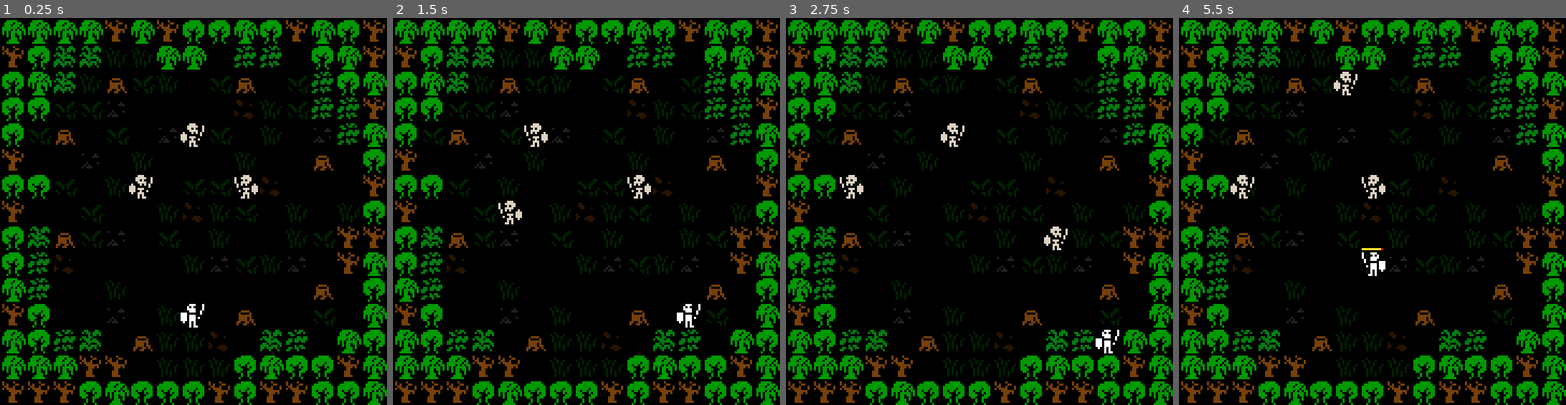
Above: before the commit, frames 1-4 (left to right).
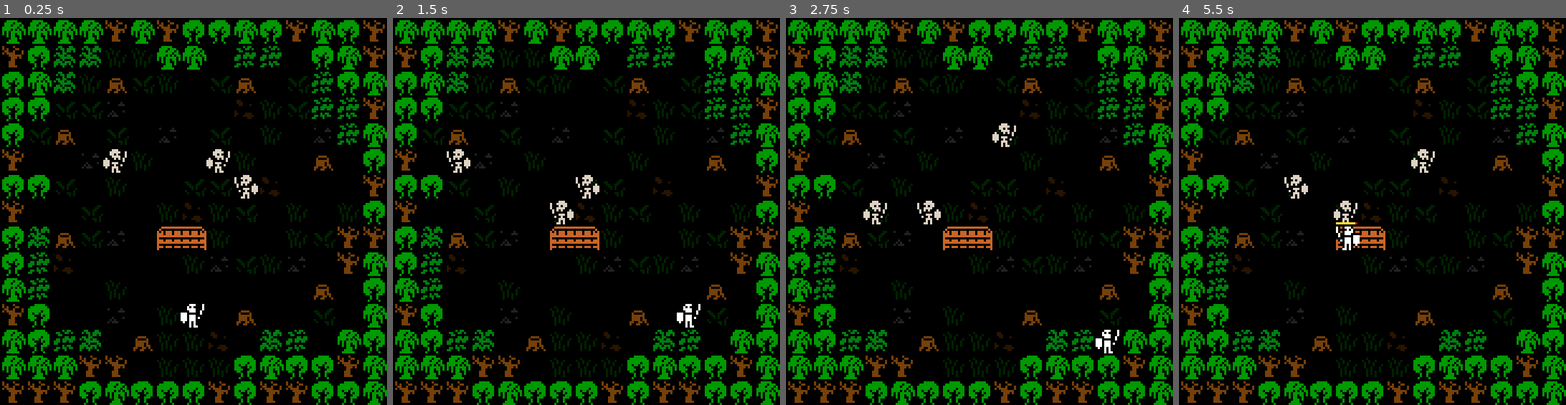
Above: after the commit, the same moments.

Repository: AaronWizard/skeleton-king
Game: Godot game, scene res://src/main.tscn
The game is run twice, just before and just after one commit, with the same random seed, the same clock (stepped at 60 frames per second) and the same inputs.
Inputs:
- Up to frame 1 (0.25 s): no input
- Up to frame 2 (1.5 s): tap Enter at 0.5 s; hold Right (move_east) 0.53-1.28 s; tap Space (wait) at 0.6, 1.35 s; hold Down (move_south) from 1.28 s (still down)
- Up to frame 3 (2.75 s): tap Space (wait) at 2, 2.1 s; release Down (move_south) at 2.03 s; hold Right (move_east) from 2.03 s (still down)
- Up to frame 4 (5.5 s): tap Enter at 2.75 s; release Right (move_east) at 2.78 s; hold Up (move_north) 2.78-3.53 s; tap Space (wait) every 0.75 s from 2.85 to 5.1 s; hold Left (move_west) 3.53-5.03 s; hold Down (move_south) from 5.03 s (still down)

The runs differ from the first frame. In frame 1, 1.0% of the frame differs, in the area x 26-60%, y 27-60%; in frame 2, 1.4%; in frame 3, 1.5%; in frame 4, 1.8%, in the area x 13-67%, y 13-67%.

Commit message:
Useable object layer in maps

Diff:
--- a/data/maps/forest.tscn
+++ b/data/maps/forest.tscn
@@ -1,7 +1,8 @@
-[gd_scene load_steps=5 format=4 uid="uid://c2ix3jhpky8kk"]
+[gd_scene load_steps=6 format=4 uid="uid://c2ix3jhpky8kk"]
 
 [ext_resource type="Script" uid="uid://dpfbol1adcken" path="res://src/editing/design_map.gd" id="1_tj7cq"]
 [ext_resource type="TileSet" uid="uid://bdp5lyg86iw6n" path="res://data/terrain/terrain_tileset.tres" id="2_djkcj"]
+[ext_resource type="PackedScene" uid="uid://bj1c22i7ri5rc" path="res://data/useableobjects/designs/wide_door.tscn" id="3_cspjw"]
 [ext_resource type="PackedScene" uid="uid://mpmyg8s0e4mx" path="res://data/actors/designs/skeleton_fighter.tscn" id="3_pq1sv"]
 [ext_resource type="Script" uid="uid://cwbs47ncovgtb" path="res://src/world/tiles/square_tile_object.gd" id="4_pq1sv"]
 
@@ -20,6 +21,13 @@
 [node name="Trees" type="TileMapLayer" parent="Terrain"]
 tile_map_data = PackedByteArray("AAAAAAAAAAAAAAEAAAAAAAEAAAACAAEAAAAAAAIAAAABAAEAAAAAAAMAAAABAAEAAAAAAAQAAAABAAEAAAAAAA …(1184 unchanged characters)…
 tile_set = ExtResource("2_djkcj")
+
+[node name="UseableObjects" type="Node2D" parent="."]
+y_sort_enabled = true
+
+[node name="WideDoor" parent="UseableObjects" instance=ExtResource("3_cspjw")]
+position = Vector2(72, 108)
+origin_cell = Vector2i(6, 8)
 
 [node name="Actors" type="Node2D" parent="."]
 y_sort_enabled = true
--- /dev/null
+++ b/data/useableobjects/designs/wide_door.tscn
@@ -0,0 +1,11 @@
+[gd_scene load_steps=3 format=3 uid="uid://bj1c22i7ri5rc"]
+
+[ext_resource type="Script" uid="uid://3cs5pfg71ocl" path="res://src/editing/design_useable_object.gd" id="1_lupx8"]
+[ext_resource type="Resource" uid="uid://b7b12aj7tg5su" path="res://data/useableobjects/wide_door.tres" id="2_45rwr"]
+
+[node name="WideDoor" type="Node2D"]
+position = Vector2(0, 12)
+script = ExtResource("1_lupx8")
+data = ExtResource("2_45rwr")
+cell_dimensions = Vector2i(2, 1)
+metadata/_custom_type_script = "uid://3cs5pfg71ocl"
--- /dev/null
+++ b/data/useableobjects/wide_door.tres
@@ -0,0 +1,31 @@
+[gd_resource type="Resource" script_class="UseableObjectData" load_steps=8 format=3 uid="uid://b7b12aj7tg5su"]
+
+[ext_resource type="Script" uid="uid://ijtcjwvqanks" path="res://src/world/useableobjects/useable_object_data.gd" id="1_tguhc"]
+[ext_resource type="Script" uid="uid://bqdrcg0ycn60x" path="res://src/world/useableobjects/useable_object_state.gd" id="2_s656k"]
+[ext_resource type="Texture2D" uid="uid://cv3ckxg7uiad" path="res://assets/sprites/objects.png" id="3_s656k"]
+
+[sub_resource type="AtlasTexture" id="AtlasTexture_6puh8"]
+atlas = ExtResource("3_s656k")
+region = Rect2(0, 12, 24, 12)
+
+[sub_resource type="Resource" id="Resource_s0eoi"]
+script = ExtResource("2_s656k")
+sprite = SubResource("AtlasTexture_6puh8")
+blocks_move = true
+blocks_sight = true
+metadata/_custom_type_script = "uid://bqdrcg0ycn60x"
+
+[sub_resource type="AtlasTexture" id="AtlasTexture_m7myi"]
+atlas = ExtResource("3_s656k")
+region = Rect2(0, 24, 24, 12)
+
+[sub_resource type="Resource" id="Resource_7341k"]
+script = ExtResource("2_s656k")
+sprite = SubResource("AtlasTexture_m7myi")
+metadata/_custom_type_script = "uid://bqdrcg0ycn60x"
+
+[resource]
+script = ExtResource("1_tguhc")
+states = Array[ExtResource("2_s656k")]([SubResource("Resource_s0eoi"), SubResource("Resource_7341k")])
+size = Vector2i(2, 1)
+metadata/_custom_type_script = "uid://ijtcjwvqanks"
--- a/src/editing/design_actor.gd
+++ b/src/editing/design_actor.gd
@@ -45,6 +45,7 @@
 
 func create_actor() -> Actor:
 	var actor := Actor.create_actor(data)
+	actor.name = name
 	actor.tile_size = tile_size
 	actor.origin_cell = origin_cell
 
--- a/src/editing/design_map.gd
+++ b/src/editing/design_map.gd
@@ -5,6 +5,7 @@
 ## A design version of a map for editing.
 
 const _LAYER_NAME_TERRAIN := "Terrain"
+const _LAYER_NAME_USEABLE_OBJECTS := "UseableObjects"
 const _LAYER_NAME_ACTORS := "Actors"
 const _LAYER_NAME_MARKERS := "Markers"
 
@@ -12,82 +13,79 @@
 var terrain: Array[TileMapLayer]:
 	get:
 		var result: Array[TileMapLayer] = []
+		result.assign(_get_layer_data(_LAYER_NAME_TERRAIN, "duplicate"))
+		return result
 
-		var layer := get_node(_LAYER_NAME_TERRAIN)
-		if layer:
-			for tilemap: TileMapLayer in layer.get_children():
-				result.append(tilemap.duplicate())
 
+var useable_objects: Array[UseableObject]:
+	get:
+		var result: Array[UseableObject] = []
+		result.assign(
+			_get_layer_data(
+				_LAYER_NAME_USEABLE_OBJECTS, "create_useable_object"
+			)
+		)
 		return result
 
 
 var actors: Array[Actor]:
 	get:
 		var result: Array[Actor] = []
-
-		var layer := get_node(_LAYER_NAME_ACTORS)
-		if layer:
-			for design: DesignActor in layer.get_children():
-				result.append(design.create_actor())
-
+		result.assign(_get_layer_data(_LAYER_NAME_ACTORS, "create_actor"))
 		return result
 
 
 var markers: Array[SquareTileObject]:
 	get:
 		var result: Array[SquareTileObject] = []
-
-		var layer := get_node(_LAYER_NAME_MARKERS)
-		if layer:
-			for marker: SquareTileObject in layer.get_children():
-				result.append(marker.duplicate())
-
+		result.assign(_get_layer_data(_LAYER_NAME_MARKERS, "duplicate"))
 		return result
 
 
 func _ready() -> void:
 	y_sort_enabled = true
-	_init_node(_LAYER_NAME_TERRAIN)
-	_init_node(_LAYER_NAME_ACTORS)
-	_init_node(_LAYER_NAME_MARKERS)
+	_init_node(_LAYER_NAME_TERRAIN, 0)
+	_init_node(_LAYER_NAME_USEABLE_OBJECTS, 1)
+	_init_node(_LAYER_NAME_ACTORS, 2)
+	_init_node(_LAYER_NAME_MARKERS, 3)
 	update_configuration_warnings()
 
 
 func _get_configuration_warnings() -> PackedStringArray:
 	var result := PackedStringArray()
 
-	var terrain_layer := get_node(_LAYER_NAME_TERRAIN)
-	if terrain_layer:
-		for c in terrain_layer.get_children():
-			if c is not TileMapLayer:
-				result.append("'%s' is not a TileMapLayer" % c.name)
-	else:
-		result.append("No Node2D child named '%s'" % _LAYER_NAME_TERRAIN)
-
-	var actor_layer := get_node(_LAYER_NAME_ACTORS)
-	if actor_layer:
-		for c in actor_layer.get_children():
-			if c is not DesignActor:
-				result.append("'%s' is not an DesignActor" % c.name)
-	else:
-		result.append("No Node2D child named '%s'" % _LAYER_NAME_ACTORS)
-
-	var marker_layer := get_node(_LAYER_NAME_MARKERS)
-	if marker_layer:
-		for c in marker_layer.get_children():
-			if c is not SquareTileObject:
-				result.append("'%s' is not a SquareTileObject" % c.name)
-	else:
-		result.append("No Node2D child named '%s'" % _LAYER_NAME_MARKERS)
+	_check_layer(_LAYER_NAME_TERRAIN, "TileMapLayer", null, result)
+	_check_layer(_LAYER_NAME_USEABLE_OBJECTS, "", DesignUseableObject, result)
+	_check_layer(_LAYER_NAME_ACTORS, "", DesignActor, result)
+	_check_layer(_LAYER_NAME_MARKERS, "", SquareTileObject, result)
 
 	return result
 
 
-func _init_node(child_name: String) -> void:
+func _check_layer(layer_name: String, expected_class: String,
+		expected_script: Script, warnings: PackedStringArray) -> void:
+	var layer := get_node(layer_name) as Node2D
+	if layer:
+		for c in layer.get_children():
+			if expected_class and not c.is_class(expected_class):
+				warnings.append(
+					"'%s' is not of class %s" \
+					% [c.name, expected_class]
+				)
+			elif expected_script and c.get_script() != expected_script:
+				warnings.append(
+					"'%s' is not of class %s" \
+					% [c.name, expected_script.get_global_name()]
+				)
+	else:
+		warnings.append("No Node2D child named '%s'" % layer_name)
+
+
+func _init_node(layer_name: String, index: int) -> void:
 	var layer: Node2D = null
 
-	if has_node(child_name):
-		var child := get_node(child_name)
+	if has_node(layer_name):
+		var child := get_node(layer_name)
 		if child is not Node2D:
 			remove_child(child)
 		else:
@@ -95,8 +93,29 @@
 
 	if not layer:
 		layer = Node2D.new()
-		layer.name = child_name
+		layer.name = layer_name
 		layer.y_sort_enabled = true
 
 		add_child(layer)
 		layer.owner = self
+		move_child(layer, index)
+
+	if layer.get_index() != index:
+		move_child(layer, index)
+
+
+func _get_layer_data(layer_name: String, method_name: String) -> Array:
+	var result := []
+
+	var layer := get_node(layer_name)
+	for object in layer.get_children():
+		var data = object.call(method_name)
+		if not data:
+			push_error(
+				"'%s': '%s' did not create data with '%s'" \
+				% [layer_name, object.name, method_name]
+			)
+		else:
+			result.append(data)
+
+	return result
--- a/src/editing/design_useable_object.gd
+++ b/src/editing/design_useable_object.gd
@@ -58,11 +58,12 @@
 	_position_sprite()
 
 
-func create_useable_tile() -> UseableObject:
-	var useable_tile := UseableObject.create_useable_tile(data, state_index)
-	useable_tile.tile_size = tile_size
-	useable_tile.origin_cell = origin_cell
-	return useable_tile
+func create_useable_object() -> UseableObject:
+	var object := UseableObject.create_useable_object(data, state_index)
+	object.name = name
+	object.tile_size = tile_size
+	object.origin_cell = origin_cell
+	return object
 
 
 func _position_sprite() -> void:
--- a/src/world/actors/actor.gd
+++ b/src/world/actors/actor.gd
@@ -56,6 +56,19 @@
 	return actor
 
 
+func _tile_size_changed() -> void:
+	if not is_node_ready():
+		await ready
+	_sprite.position = pixel_centre
+	_sprite.tile_size = tile_size
+
+
+func _cell_size_changed() -> void:
+	if not is_node_ready():
+		await ready
+	_sprite.position = pixel_centre
+
+
 func set_controller(controller: ActorController) -> void:
 	if _controller == controller:
 		return
@@ -94,19 +107,6 @@
 	stats.stamina_changed.connect(_on_stamina_changed)
 
 
-func _tile_size_changed() -> void:
-	if not is_node_ready():
-		await ready
-	_sprite.position = pixel_centre
-	_sprite.tile_size = tile_size
-
-
-func _cell_size_changed() -> void:
-	if not is_node_ready():
-		await ready
-	_sprite.position = pixel_centre
-
-
 func _on_turn_taker_turn_started() -> void:
 	if _sprite.animation_playing:
 		await _sprite.animation_finished
--- /dev/null
+++ b/src/world/maps/layers/useable_object_layer.gd
@@ -0,0 +1,27 @@
+@tool
+class_name UseableObjectLayer
+extends Node2D
+
+
+var objects: Array[UseableObject]:
+	get:
+		var result: Array[UseableObject] = []
+		result.assign(get_children())
+		return result
+
+
+func _get_configuration_warnings() -> PackedStringArray:
+	var result := PackedStringArray()
+	for c in get_children():
+		if not c is UseableObject:
+			result.append("'%s' is not of type 'UseableObject'" % c)
+	return result
+
+
+func get_object_on_cell(cell: Vector2i) -> UseableObject:
+	var result: UseableObject = null
+	for o in objects:
+		if o.covers_cell(cell):
+			result = o
+			break
+	return result
--- a/src/world/maps/map.gd
+++ b/src/world/maps/map.gd
@@ -29,6 +29,11 @@
 		return _actor_layer.actors
 
 
+var useable_objects: Array[UseableObject]:
+	get:
+		return _useable_object_layer.objects
+
+
 var animations_running: bool:
 	get:
 		return _anim_count > 0
@@ -37,6 +42,7 @@
 var _anim_count := 0
 
 @onready var _terrain_layer := $TerrainLayer as TerrainLayer
+@onready var _useable_object_layer := $UseableObjectLayer as UseableObjectLayer
 @onready var _actor_layer := $ActorLayer as ActorLayer
 @onready var _marker_layer := $MarkerLayer
 
@@ -49,6 +55,8 @@
 	_clear()
 	for tilemap in design_map.terrain:
 		_terrain_layer.add_child(tilemap)
+	for object in design_map.useable_objects:
+		_useable_object_layer.add_child(object)
 	for actor in design_map.actors:
 		add_actor(actor, actor.origin_cell)
 	for marker in design_map.markers:
@@ -83,6 +91,10 @@
 
 func get_actor_on_cell(cell: Vector2i) -> Actor:
 	return _actor_layer.get_actor_on_cell(cell)
+
+
+func get_useable_object_on_cell(cell: Vector2i) -> UseableObject:
+	return _useable_object_layer.get_object_on_cell(cell)
 
 
 func actor_can_enter_cell(actor: Actor, cell: Vector2i) -> bool:
--- a/src/world/maps/map.tscn
+++ b/src/world/maps/map.tscn
@@ -1,8 +1,9 @@
-[gd_scene load_steps=4 format=3 uid="uid://bj4fsrk3qt3jv"]
+[gd_scene load_steps=5 format=3 uid="uid://bj4fsrk3qt3jv"]
 
 [ext_resource type="Script" uid="uid://ddngxknvol701" path="res://src/world/maps/map.gd" id="1_clcws"]
-[ext_resource type="Script" uid="uid://cxjaa0s8oga6x" path="res://src/world/maps/terrain_layer.gd" id="2_bwu8q"]
-[ext_resource type="Script" uid="uid://dnc3rteg2x6ek" path="res://src/world/maps/actor_layer.gd" id="2_ohcw0"]
+[ext_resource type="Script" uid="uid://cxjaa0s8oga6x" path="res://src/world/maps/layers/terrain_layer.gd" id="2_bwu8q"]
+[ext_resource type="Script" uid="uid://dnc3rteg2x6ek" path="res://src/world/maps/layers/actor_layer.gd" id="2_ohcw0"]
+[ext_resource type="Script" uid="uid://dhvhl8gvhl86u" path="res://src/world/maps/layers/useable_object_layer.gd" id="3_60pys"]
 
 [node name="Map" type="Node2D"]
 script = ExtResource("1_clcws")
@@ -11,6 +12,10 @@
 y_sort_enabled = true
 script = ExtResource("2_bwu8q")
 
+[node name="UseableObjectLayer" type="Node2D" parent="."]
+script = ExtResource("3_60pys")
+metadata/_custom_type_script = "uid://dhvhl8gvhl86u"
+
 [node name="ActorLayer" type="Node2D" parent="."]
 y_sort_enabled = true
 script = ExtResource("2_ohcw0")
--- a/src/world/useableobjects/useable_object.gd
+++ b/src/world/useableobjects/useable_object.gd
@@ -41,12 +41,12 @@
 @onready var _sprite := $Sprite as Sprite2D
 
 
-static func create_useable_tile(p_data: UseableObjectData, initial_state: int) \
+static func create_useable_object(p_data: UseableObjectData, initial_state: int) \
 		-> UseableObject:
-	var tile := _USEABLE_TILE_SCENE.instantiate() as UseableObject
-	tile.data = p_data
-	tile.state_index = initial_state
-	return tile
+	var object := _USEABLE_TILE_SCENE.instantiate() as UseableObject
+	object.data = p_data
+	object.state_index = initial_state
+	return object
 
 
 func use() -> void:
@@ -54,8 +54,12 @@
 
 
 func _tile_size_changed() -> void:
+	if not is_node_ready():
+		await ready
 	_sprite.position = pixel_centre
 
 
 func _cell_size_changed() -> void:
+	if not is_node_ready():
+		await ready
 	_sprite.position = pixel_centre
Renamed: src/world/maps/actor_layer.gd -> src/world/maps/layers/actor_layer.gd
Renamed: src/world/maps/actor_layer.gd.uid -> src/world/maps/layers/actor_layer.gd.uid
Renamed: src/world/maps/terrain_layer.gd -> src/world/maps/layers/terrain_layer.gd
Renamed: src/world/maps/terrain_layer.gd.uid -> src/world/maps/layers/terrain_layer.gd.uid
Not shown, added: src/world/maps/layers/useable_object_layer.gd.uid
